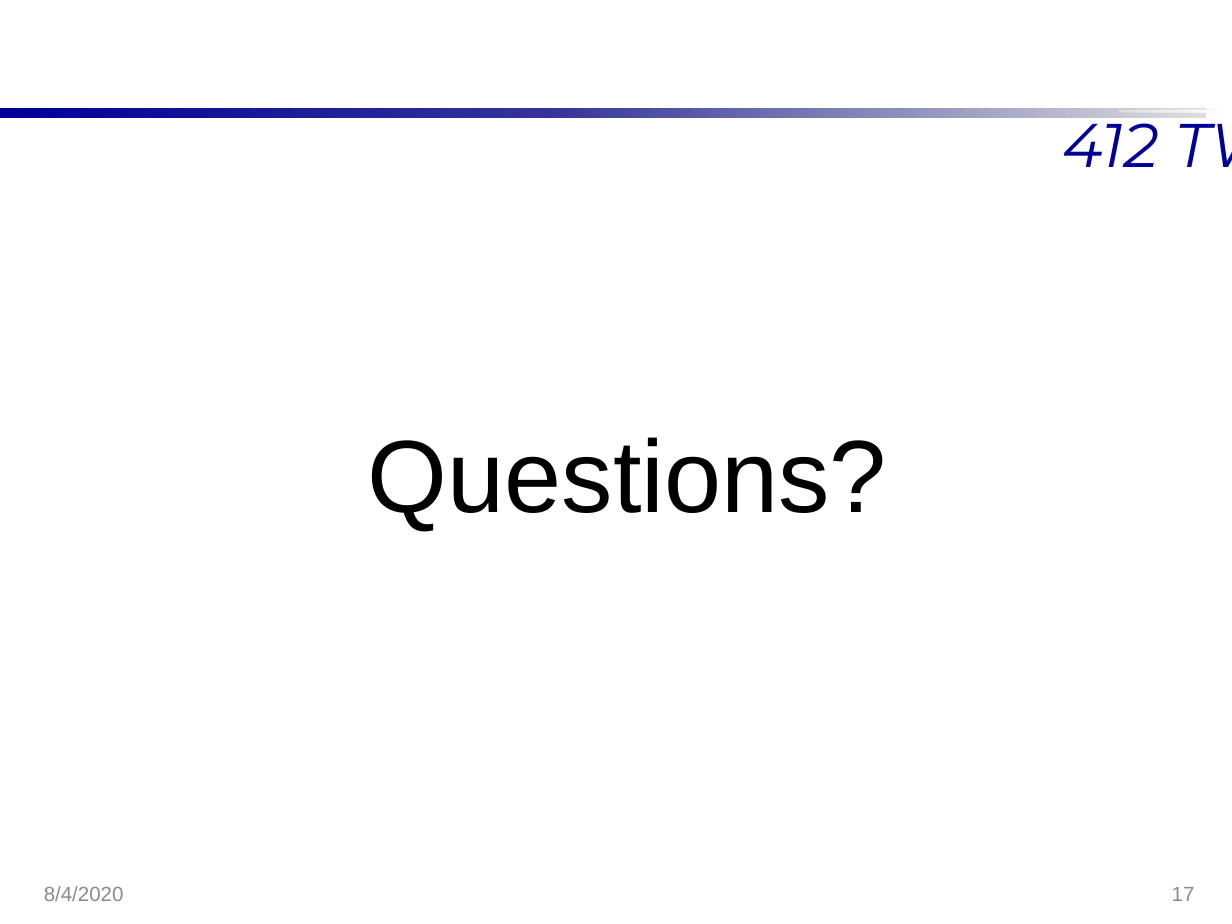
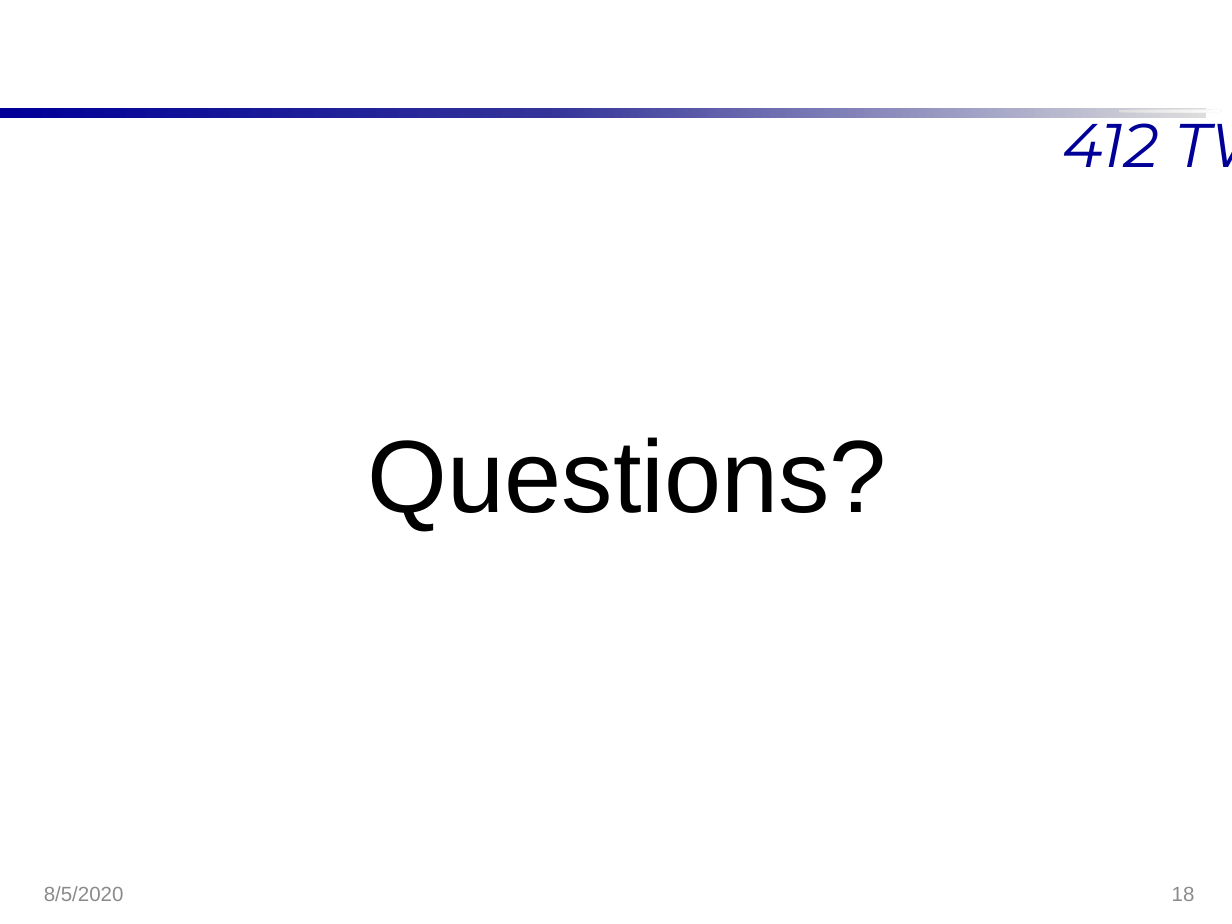
Before and after one commit to Hannsel101/PCIP_Intern_Proj_1, a slide deck: slide 18 of BestXYZ_Presentation.pptx (slide 17 before the commit). Drawn at 1232x924 pixels with LibreOffice and Linux fonts; fonts in the diff are those of the drawing; background and template pictures are left out. Boxes give left, top, right and bottom in pixels: in the first picture for what was removed or moved away, otherwise in the second. Text is boxed around its words. In the diff, an @@ line names an element or a change of style, - is before the commit and + after.

```diff
--- a/BestXYZ_Presentation.pptx
+++ b/BestXYZ_Presentation.pptx
@@ text at (x1=44, y1=886, x2=124, y2=901): text changed @@
-8/4/2020
+8/5/2020
@@ page number at (x1=1172, y1=887, x2=1195, y2=901): text changed @@
-17
+18
```
Also in this commit, not shown: 15 other slides changed, 1 slide added.
